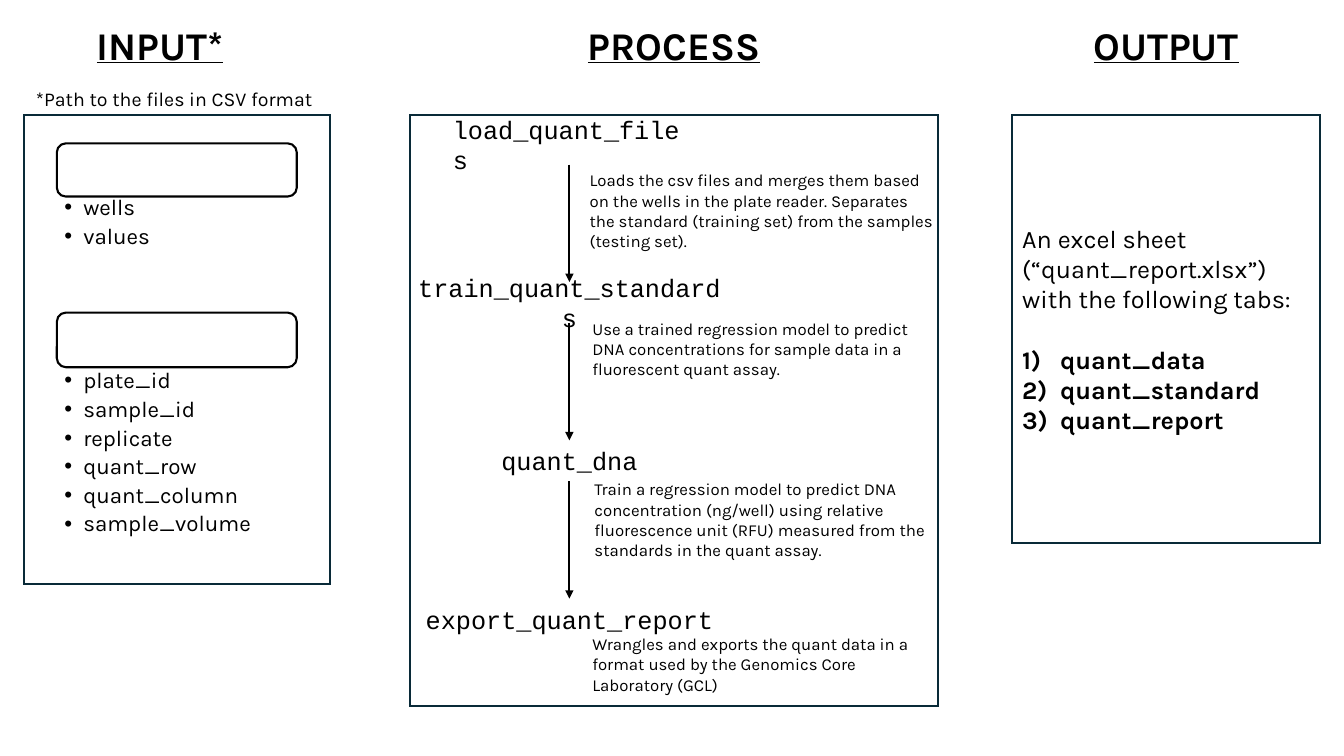
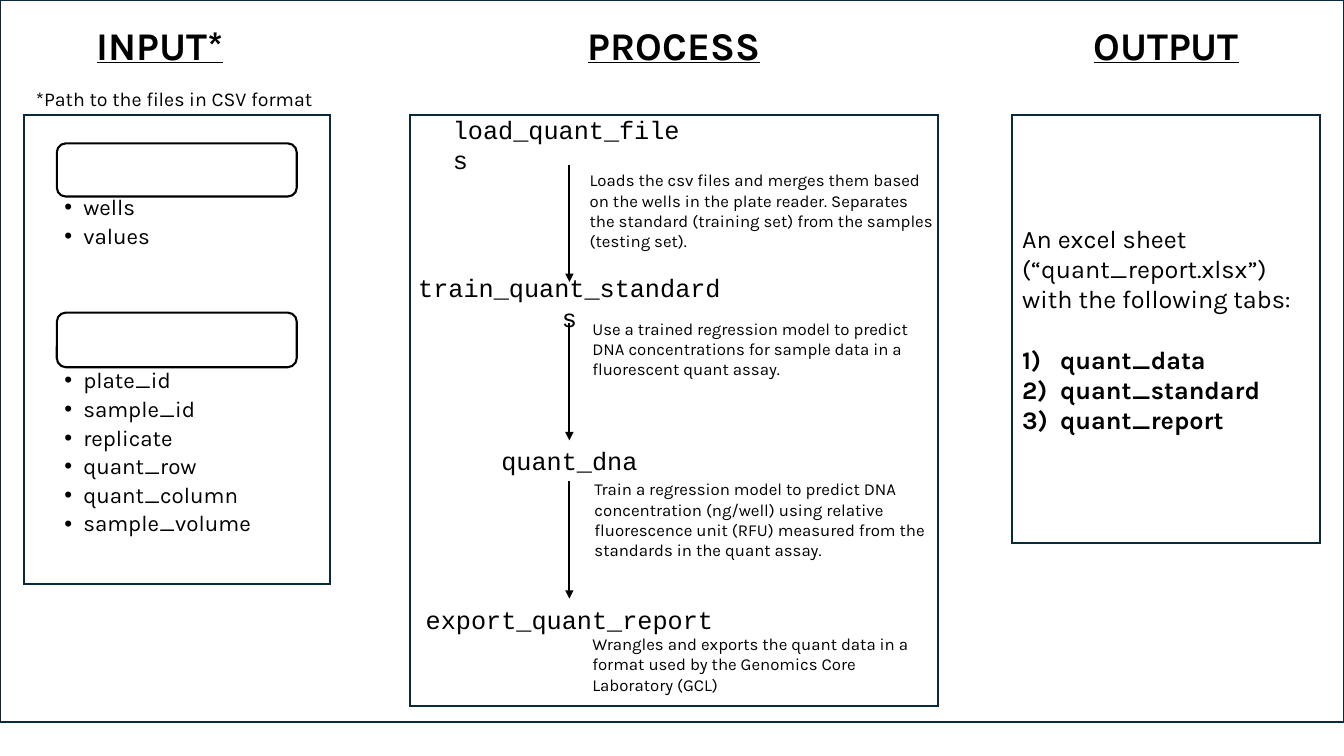
Before and after one commit to tamucc-gcl/gclTools, a slide deck: slide 2 of man/figures/tamuccGCL_quant.pptx. Drawn at 1344x756 pixels with LibreOffice and Linux fonts; fonts in the diff are those of the drawing. Boxes give left, top, right and bottom in pixels: in the first picture for what was removed or moved away, otherwise in the second. Text is boxed around its words. In the diff, an @@ line names an element or a change of style, - is before the commit and + after.

```diff
--- a/man/figures/tamuccGCL_quant.pptx
+++ b/man/figures/tamuccGCL_quant.pptx
@@ rectangle added at <box>0,0,1344,723</box>, fill #FFFFFF, outline #092A39 1.5 pt @@
```
Also in this commit, not shown: 13 other files.
